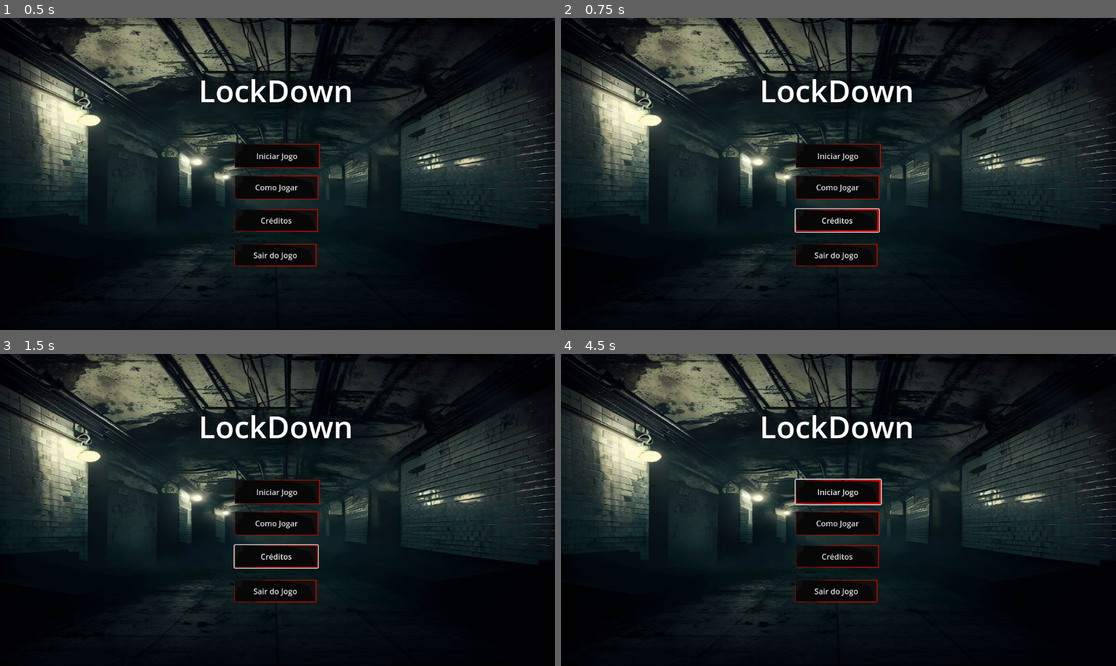
Above: before the commit, frames 1-4 (two rows, left to right).
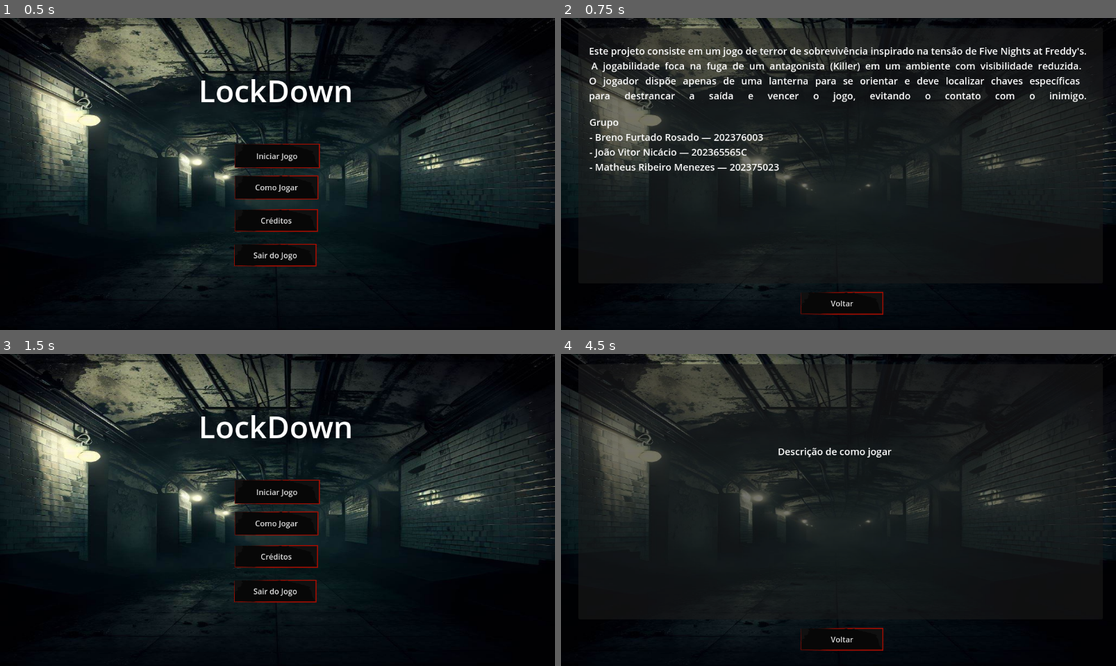
Above: after the commit, the same moments.

Repository: MatheusRM1/lockdown
Game: Godot game, scene res://main_page.tscn
Same seed, same stepped clock (60 frames per second), same inputs: the game is played once before the commit and once after it.
Inputs (mouse positions are in pixels of both pictures, inside the frame that each line leads up to):
- Up to frame 1 (0.5 s): no input
- Up to frame 2 (0.75 s): click "Créditos" at 0.5 s
- Up to frame 3 (1.5 s): click (283, 637) at 1.25 s, where only the run after the commit has a clickable "Voltar"
- Up to frame 4 (4.5 s): click "Como Jogar" at 2 s; click (844, 637) at 2.75 s, where only the run after the commit has a clickable "Voltar"; click "Como Jogar" at 3.5 s; click (838, 491) at 4.25 s, where only the run before the commit has a clickable "Iniciar Jogo"

Frame 1 is identical in both runs. In frame 2, 16% of the frame differs, in the area x 3-98%, y 3-96%; in frame 3, 0.2%; in frame 4, 14%.

Commit message:
navegação

Diff:
--- /dev/null
+++ b/credits.tscn
@@ -0,0 +1,81 @@
+[gd_scene load_steps=10 format=3 uid="uid://ca5ywuchaix6l"]
+
+[ext_resource type="Script" uid="uid://qy4ar7u58ktp" path="res://credits.gd" id="1_credits"]
+[ext_resource type="Texture2D" uid="uid://bjsjbdhpb1vpq" path="res://capa.jpg" id="1_pjc1l"]
+[ext_resource type="Texture2D" uid="uid://cub5a1vel6je6" path="res://assets/Ui/Button/Button#1/Status=Red_Default.png" id="2_j6beo"]
+[ext_resource type="Texture2D" uid="uid://c1vp1siur01p7" path="res://assets/Ui/Button/Button#1/Status=Pressed.png" id="3_4av4j"]
+[ext_resource type="Texture2D" uid="uid://dtc5noqhrnnbt" path="res://assets/Ui/Button/Button#1/Status=Red_Hover.png" id="4_5em78"]
+
+[sub_resource type="StyleBoxTexture" id="StyleBoxTexture_h30m1"]
+texture = ExtResource("1_pjc1l")
+
+[sub_resource type="StyleBoxTexture" id="StyleBoxTexture_3mii5"]
+texture = ExtResource("2_j6beo")
+
+[sub_resource type="StyleBoxTexture" id="StyleBoxTexture_r4875"]
+texture = ExtResource("3_4av4j")
+
+[sub_resource type="StyleBoxTexture" id="StyleBoxTexture_g735x"]
+texture = ExtResource("4_5em78")
+
+[node name="Control" type="Control"]
+layout_mode = 3
+anchors_preset = 15
+anchor_right = 1.0
+anchor_bottom = 1.0
+grow_horizontal = 2
+grow_vertical = 2
+script = ExtResource("1_credits")
+
+[node name="PanelContainer" type="PanelContainer" parent="."]
+layout_mode = 0
+offset_right = 1152.0
+offset_bottom = 648.0
+theme_override_styles/panel = SubResource("StyleBoxTexture_h30m1")
+
+[node name="PanelContainer2" type="PanelContainer" parent="."]
+layout_mode = 0
+offset_left = 36.0
+offset_top = 21.0
+offset_right = 1125.0
+offset_bottom = 551.0
+
+[node name="Label" type="Label" parent="."]
+layout_mode = 0
+offset_left = 58.0
+offset_top = 54.0
+offset_right = 1091.0
+offset_bottom = 206.0
+theme_override_font_sizes/font_size = 20
+text = "Este projeto consiste em um jogo de terror de sobrevivência inspirado na tensão de Five Nights at Freddy's.
+ A jogabilidade foca na fuga de um antagonista (Killer) em um ambiente com visibilidade reduzida.
+O jogador dispõe apenas de uma lanterna para se orientar e deve localizar chaves específicas
+para destrancar a saída e vencer o jogo, evitando o contato com o inimigo.
+"
+horizontal_alignment = 3
+
+[node name="back" type="Button" parent="."]
+layout_mode = 0
+offset_left = 498.0
+offset_top = 569.0
+offset_right = 669.0
+offset_bottom = 616.0
+theme_override_colors/font_pressed_color = Color(0, 0, 0, 1)
+theme_override_styles/normal = SubResource("StyleBoxTexture_3mii5")
+theme_override_styles/pressed = SubResource("StyleBoxTexture_r4875")
+theme_override_styles/hover = SubResource("StyleBoxTexture_g735x")
+text = "Voltar"
+
+[node name="Label2" type="Label" parent="."]
+layout_mode = 0
+offset_left = 59.0
+offset_top = 202.0
+offset_right = 690.0
+offset_bottom = 333.0
+theme_override_font_sizes/font_size = 20
+text = "Grupo
+- Breno Furtado Rosado — 202376003
+- João Vitor Nicácio — 202365565C
+- Matheus Ribeiro Menezes — 202375023"
+
+[connection signal="pressed" from="back" to="." method="_on_back_pressed"]
--- /dev/null
+++ b/how_to_play.tscn
@@ -0,0 +1,64 @@
+[gd_scene load_steps=10 format=3 uid="uid://cdl12v7w0w58"]
+
+[ext_resource type="Script" uid="uid://c5clfwrj871tw" path="res://how_to_play.gd" id="1_how"]
+[ext_resource type="Texture2D" uid="uid://bjsjbdhpb1vpq" path="res://capa.jpg" id="1_pg7y5"]
+[ext_resource type="Texture2D" uid="uid://cub5a1vel6je6" path="res://assets/Ui/Button/Button#1/Status=Red_Default.png" id="2_3hqcg"]
+[ext_resource type="Texture2D" uid="uid://c1vp1siur01p7" path="res://assets/Ui/Button/Button#1/Status=Pressed.png" id="3_kjb65"]
+[ext_resource type="Texture2D" uid="uid://dtc5noqhrnnbt" path="res://assets/Ui/Button/Button#1/Status=Red_Hover.png" id="4_n7wbn"]
+
+[sub_resource type="StyleBoxTexture" id="StyleBoxTexture_h30m1"]
+texture = ExtResource("1_pg7y5")
+
+[sub_resource type="StyleBoxTexture" id="StyleBoxTexture_3mii5"]
+texture = ExtResource("2_3hqcg")
+
+[sub_resource type="StyleBoxTexture" id="StyleBoxTexture_r4875"]
+texture = ExtResource("3_kjb65")
+
+[sub_resource type="StyleBoxTexture" id="StyleBoxTexture_g735x"]
+texture = ExtResource("4_n7wbn")
+
+[node name="Control" type="Control"]
+layout_mode = 3
+anchors_preset = 15
+anchor_right = 1.0
+anchor_bottom = 1.0
+grow_horizontal = 2
+grow_vertical = 2
+script = ExtResource("1_how")
+
+[node name="PanelContainer" type="PanelContainer" parent="."]
+layout_mode = 0
+offset_right = 1152.0
+offset_bottom = 648.0
+theme_override_styles/panel = SubResource("StyleBoxTexture_h30m1")
+
+[node name="PanelContainer2" type="PanelContainer" parent="."]
+layout_mode = 0
+offset_left = 36.0
+offset_top = 21.0
+offset_right = 1125.0
+offset_bottom = 551.0
+
+[node name="Label" type="Label" parent="."]
+layout_mode = 0
+offset_left = 450.0
+offset_top = 188.0
+offset_right = 687.0
+offset_bottom = 216.0
+theme_override_font_sizes/font_size = 20
+text = "Descrição de como jogar"
+
+[node name="back" type="Button" parent="."]
+layout_mode = 0
+offset_left = 498.0
+offset_top = 569.0
+offset_right = 669.0
+offset_bottom = 616.0
+theme_override_colors/font_pressed_color = Color(0, 0, 0, 1)
+theme_override_styles/normal = SubResource("StyleBoxTexture_3mii5")
+theme_override_styles/pressed = SubResource("StyleBoxTexture_r4875")
+theme_override_styles/hover = SubResource("StyleBoxTexture_g735x")
+text = "Voltar"
+
+[connection signal="pressed" from="back" to="." method="_on_back_pressed"]
--- a/main_page.tscn
+++ b/main_page.tscn
@@ -1,5 +1,6 @@
-[gd_scene load_steps=10 format=3 uid="uid://dp6fvus0mw3k1"]
+[gd_scene load_steps=11 format=3 uid="uid://dp6fvus0mw3k1"]
 
+[ext_resource type="Script" uid="uid://da5w6wj8h8nv7" path="res://main_page.gd" id="1_main"]
 [ext_resource type="Texture2D" uid="uid://bjsjbdhpb1vpq" path="res://capa.jpg" id="1_q3btt"]
 [ext_resource type="Texture2D" uid="uid://cub5a1vel6je6" path="res://assets/Ui/Button/Button#1/Status=Red_Default.png" id="2_5mpow"]
 [ext_resource type="Texture2D" uid="uid://c1vp1siur01p7" path="res://assets/Ui/Button/Button#1/Status=Pressed.png" id="3_pbtym"]
@@ -27,6 +28,7 @@
 anchor_bottom = 1.0
 grow_horizontal = 2
 grow_vertical = 2
+script = ExtResource("1_main")
 
 [node name="PanelContainer" type="PanelContainer" parent="."]
 layout_mode = 0
@@ -92,3 +94,8 @@
 theme_override_styles/pressed = SubResource("StyleBoxTexture_q3btt")
 theme_override_styles/hover = SubResource("StyleBoxTexture_5mpow")
 text = "Sair do Jogo"
+
+[connection signal="pressed" from="Play" to="." method="_on_play_pressed"]
+[connection signal="pressed" from="How_to_play" to="." method="_on_how_to_play_pressed"]
+[connection signal="pressed" from="Credits" to="." method="_on_credits_pressed"]
+[connection signal="pressed" from="Exit" to="." method="_on_exit_pressed"]
--- /dev/null
+++ b/script/credits.gd
@@ -0,0 +1,7 @@
+extends Control
+
+func _ready():
+	$back.pressed.connect(_on_back_pressed)
+
+func _on_back_pressed():
+	get_tree().change_scene_to_file("res://main_page.tscn")
--- /dev/null
+++ b/script/how_to_play.gd
@@ -0,0 +1,8 @@
+extends Control
+
+
+func _ready():
+	$back.pressed.connect(_on_back_pressed)
+
+func _on_back_pressed():
+	get_tree().change_scene_to_file("res://main_page.tscn")
--- /dev/null
+++ b/script/main_page.gd
@@ -0,0 +1,19 @@
+extends Control
+
+func _ready():
+	$Play.pressed.connect(_on_play_pressed)
+	$How_to_play.pressed.connect(_on_how_to_play_pressed)
+	$Credits.pressed.connect(_on_credits_pressed)
+	$Exit.pressed.connect(_on_exit_pressed)
+
+func _on_play_pressed():
+	print("Iniciar jogo - adicione a cena do jogo aqui!")
+
+func _on_how_to_play_pressed():
+	get_tree().change_scene_to_file("res://how_to_play.tscn")
+
+func _on_credits_pressed():
+	get_tree().change_scene_to_file("res://credits.tscn")
+
+func _on_exit_pressed():
+	get_tree().quit()
Not shown, added: script/credits.gd.uid
Not shown, added: script/how_to_play.gd.uid
Not shown, added: script/main_page.gd.uid
